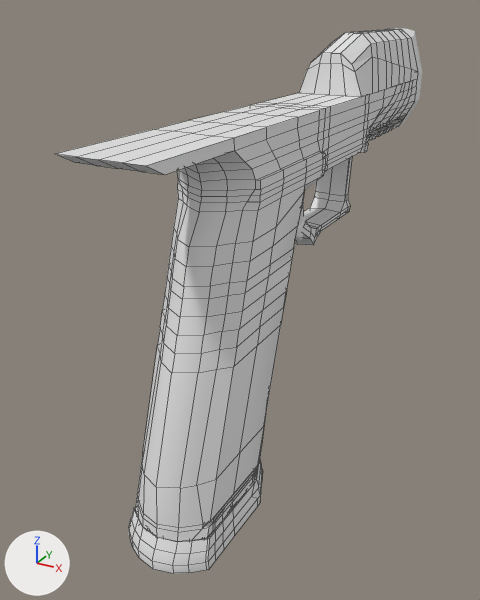
The Blender file DragonHandgun.blend: old version first, new version second.
The view is the same before and after, from a camera (50 mm lens) standing at (1.97, -4.52, 1.74) and looking at (-0.32, -0.35, -0.34). Arrows for +X, +Y and +Z are at lower left; the lights stay in place. Mesh edges are drawn as thin lines on the coarser meshes.

Before the edit, the objects in view are built like this:
```python
me_cube_002 = bpy.data.meshes.new('Cube.002')
me_cube_002.from_pydata(...)  # 505 vertices, 437 faces; spans x 0.0..0.28, y -4.3..-0.01, z -2.35..0.0
me_cube_002.polygons.foreach_set('use_smooth', [True] * 437)
me_cube_003 = bpy.data.meshes.new('Cube.003')
me_cube_003.from_pydata(...)  # 53 vertices, 40 faces; spans x 0.0..0.26, y -1.57..-0.01, z 0.0..0.43
me_cube_005 = bpy.data.meshes.new('Cube.005')
me_cube_005.from_pydata(...)  # 193 vertices, 173 faces; spans x 0.0..0.31, y -4.11..-2.51, z -2.56..-0.63
me_cube_005.polygons.foreach_set('use_smooth', [True] * 173)
ob_frame = bpy.data.objects.new('Frame', me_cube_002)
ob_frame.location = (0.0, 2.063, 1.126)
_m = ob_frame.modifiers.new('Mirror', 'MIRROR')
_m.use_clip = True
ob_magwell = bpy.data.objects.new('Magwell', me_cube_005)
ob_magwell.location = (0.0, 2.063, 1.126)
_m = ob_magwell.modifiers.new('Mirror', 'MIRROR')
_m.use_clip = True
ob_slideweight = bpy.data.objects.new('SlideWeight', me_cube_003)
ob_slideweight.location = (0.0, 2.063, 1.126)
_m = ob_slideweight.modifiers.new('Mirror', 'MIRROR')
_m.use_clip = True
```
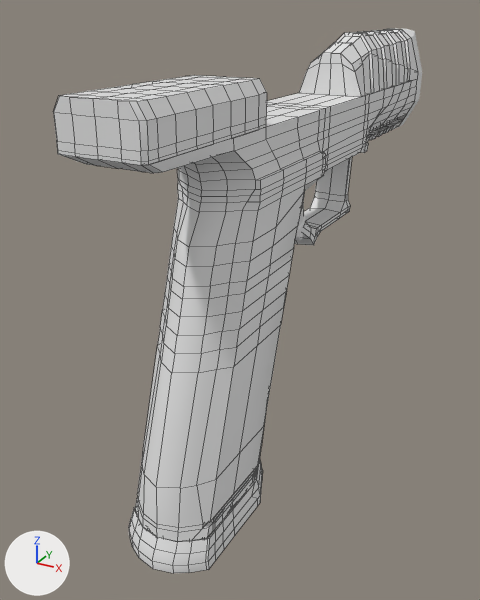
Location of each change, (x1, y1, x2, y2) in pixels of the pictures (480 x 600 px; the box of a moved part takes in the faces that stretch with it):
'Frame', reshaped
    before: (56, 79, 417, 542)
    after: (61, 79, 417, 542)
'SightMount', added
    after: (53, 75, 267, 165)
part 1 of me_cube_002, moved or reshaped
    before: (371, 79, 417, 130)
    after: (368, 79, 417, 130)
part 2 of me_cube_002, built on
    before: (56, 120, 266, 175)
    after: (61, 138, 234, 173)
part 3 of me_cube_003, built on
    before: (313, 29, 416, 97)
    after: (323, 29, 416, 97)

What changed in the scene script:
```text
Change me_cube_002:
    used by ob_frame; location = (0.0, 2.063, 1.126)
    remove me_cube_002.from_pydata(...)  # 505 vertices, 437 faces; spans x 0.0..0.28, y -4.3..-0.01, z -2.35..0.0
    add me_cube_002.from_pydata(...)  # 519 vertices, 452 faces; spans x 0.0..0.28, y -4.3..-0.01, z -2.35..0.03
    me_cube_002 part 1
    18 vertices are removed from x 0.19..0.26, y -0.94..-0.15, z -0.32..0.0
    26 faces are deleted
    8 vertices move from x 0.22..0.26, y -0.89..-0.16, z -0.26..-0.06 to x 0.22..0.26, y -0.76..-0.23, z -0.26..-0.06
    16 vertices are added at x 0.0..0.26, y -1.0..-0.19, z -0.32..0.0
    27 new faces join them
    me_cube_002 part 2
    4 vertices are removed from x 0.0..0.26, y -4.3..-3.53, z -0.06..0.0
    7 faces are deleted
    20 vertices are added at x 0.0..0.26, y -4.3..-3.19, z -0.06..0.03
    21 new faces join them
Change me_cube_003:
    used by ob_slideweight; location = (0.0, 2.063, 1.126)
    remove me_cube_003.from_pydata(...)  # 53 vertices, 40 faces; spans x 0.0..0.26, y -1.57..-0.01, z 0.0..0.43
    add me_cube_003.from_pydata(...)  # 98 vertices, 76 faces; spans x 0.0..0.26, y -1.57..-0.01, z 0.0..0.43
    me_cube_003 part 3
    13 vertices are removed from x 0.0..0.26, y -0.81..-0.11, z 0.0..0.43
    18 faces are deleted
    21 vertices move from x 0.0..0.26, y -1.31..-0.11, z 0.0..0.43 to x 0.0..0.26, y -1.49..-0.12, z 0.0..0.43
    52 vertices are added at x 0.0..0.26, y -1.28..-0.12, z 0.0..0.43
    6 new vertices lie (0.06, 0.0, 0.0) away from vertices in x 0.0, y -1.0..-0.13, z 0.41
    54 new faces join them
Add me_cube_006:
    me_cube_006.from_pydata(...)  # 86 vertices, 70 faces; spans x 0.0..0.258, y -4.296..-3.16, z 0.003..0.261
    me_cube_006.polygons.foreach_set('use_smooth', [True] * 70)
Add ob_sightmount:
    ob_sightmount = bpy.data.objects.new('SightMount', me_cube_006)
    ob_sightmount.location = (0.0, 2.063, 1.126)
    _m = ob_sightmount.modifiers.new('Mirror', 'MIRROR')
    _m.use_clip = True
```
